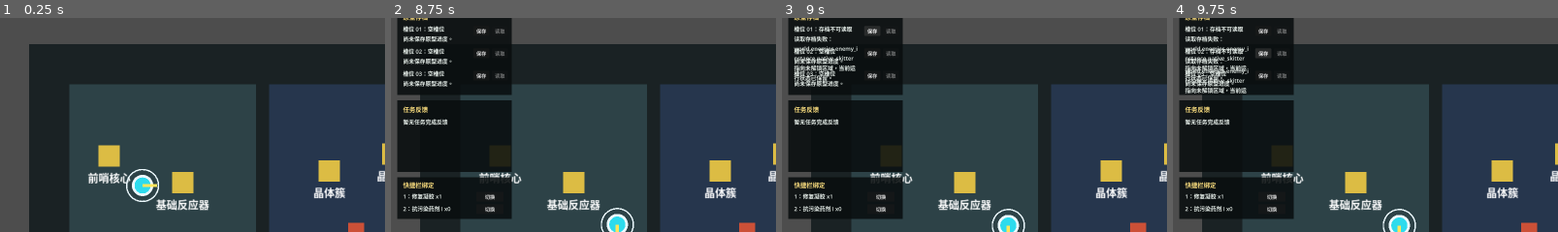
Above: before the commit, frames 1-4 (left to right).
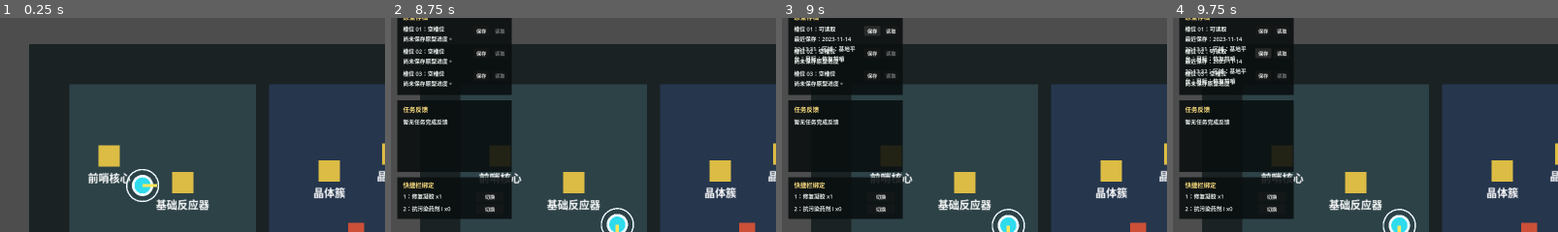
Above: after the commit, the same moments.

Repository: laugh0608/RadishCatalyst
Game: Godot game, scene res://scenes/boot/Boot.tscn
Same seed, same stepped clock (60 frames per second), same inputs: the game is played once before the commit and once after it.
Inputs:
- Up to frame 1 (0.25 s): no input
- Up to frame 2 (8.75 s): tap Enter at 0.5 s; hold D (move_right) 0.53-1.28 s; tap J (attack) at 0.6, 5.85 s; hold S (move_down) 1.28-2.03 s; tap R (cycle_recipe) at 1.35, 6.6 s; hold D (move_right) 2.03-2.78 s; tap E (interact) at 2.1, 7.35 s; hold W (move_up) 2.78-3.53 s; tap F (toggle_module) at 2.85, 8.1 s; hold A (move_left) 3.53-5.03 s; tap 1 (use_quick_slot_1) at 3.6 s; tap 2 (use_quick_slot_2) at 4.35 s; hold S (move_down) 5.03-5.78 s; tap Tab at 5.1 s; hold D (move_right) 5.78-6.53 s; hold W (move_up) 6.53-7.28 s; hold D (move_right) 7.28-8.03 s; hold S (move_down) from 8.03 s (still down)
- Up to frame 3 (9 s): release S (move_down) at 8.75 s; click "保存" at 8.75 s
- Up to frame 4 (9.75 s): click "保存" at 9.5 s
The pictures show only the part of the screen within x 0-50%, y 4-54%; the shares and areas given below are measured in that part.

Frames 1-2 are identical in both runs. In frame 3, 1.5% of the frame differs, in the area x 3-30%, y 3-30%; in frame 4, 2.4%, in the area x 3-30%, y 3-36%.

Commit message:
fix: 修复原型存档与过滤模块解锁

Diff:
--- a/client/data/quests.json
+++ b/client/data/quests.json
@@ -36,7 +36,7 @@
       "objectives": [{"type": "sample_object", "target_id": "map_object.anomaly_crystal", "amount": 1}, {"type": "return_region", "target_id": "region.outpost_platform", "amount": 1}],
       "prerequisites": ["quest.scout_crystal_field"],
       "rewards": [],
-      "unlock_effects": ["recipe.make_filter_media", "quest.make_filter_module"],
+      "unlock_effects": ["recipe.make_filter_media", "recipe.basic_filter_module", "quest.make_filter_module"],
       "next_quest_ids": ["quest.make_filter_module"],
       "public_level": "public"
     },
--- a/client/scripts/checks/save_quest_unlock_check.gd
+++ b/client/scripts/checks/save_quest_unlock_check.gd
@@ -85,6 +85,7 @@
 		"recipe.process_crystal_ore",
 		"recipe.repair_gel",
 		"recipe.make_filter_media",
+		"recipe.basic_filter_module",
 		"quest.make_filter_module",
 		"quest.expand_treatment_point",
 		"recipe.foundation_t1",
@@ -266,6 +267,7 @@
 		"recipe.process_crystal_ore",
 		"recipe.repair_gel",
 		"recipe.make_filter_media",
+		"recipe.basic_filter_module",
 		"quest.make_filter_module"
 	]
 
@@ -310,6 +312,7 @@
 		"recipe.process_crystal_ore",
 		"recipe.repair_gel",
 		"recipe.make_filter_media",
+		"recipe.basic_filter_module",
 		"quest.make_filter_module",
 		"quest.expand_treatment_point",
 		"recipe.foundation_t1",
--- a/client/scripts/checks/save_service_check.gd
+++ b/client/scripts/checks/save_service_check.gd
@@ -667,6 +667,7 @@
 		"recipe.process_crystal_ore",
 		"recipe.repair_gel",
 		"recipe.make_filter_media",
+		"recipe.basic_filter_module",
 		"quest.make_filter_module",
 		"quest.expand_treatment_point",
 		"recipe.foundation_t1",
@@ -732,6 +733,7 @@
 		"recipe.process_crystal_ore",
 		"recipe.repair_gel",
 		"recipe.make_filter_media",
+		"recipe.basic_filter_module",
 		"quest.make_filter_module",
 		"quest.expand_treatment_point",
 		"recipe.foundation_t1",
--- a/client/scripts/checks/vertical_slice_flow_check.gd
+++ b/client/scripts/checks/vertical_slice_flow_check.gd
@@ -57,6 +57,7 @@
 	])
 	_expect_active_quest("quest.make_filter_module", "after bring back sample")
 	_expect_array_has(world_state.quest_state.unlocked_effects, "recipe.make_filter_media", "sample unlocks filter media recipe")
+	_expect_array_has(world_state.quest_state.unlocked_effects, "recipe.basic_filter_module", "sample unlocks filter module recipe")
 
 	_complete_active_quest("quest.make_filter_module", [
 		{"type": "craft_item", "target_id": "equipment.filter_module_t1", "amount": 1}
--- a/client/scripts/save/save_content_validator.gd
+++ b/client/scripts/save/save_content_validator.gd
@@ -527,26 +527,8 @@
 
 
 func _validate_world_region_links(world_data: Dictionary, unlocked_region_ids: Array[String]) -> String:
-	for collection_ref in [
-		{"label": "world.map_objects", "value": world_data.get("map_objects", {})},
-		{"label": "world.enemies", "value": world_data.get("enemies", {})},
-		{"label": "world.base_structures", "value": world_data.get("base_structures", {})}
-	]:
-		var value = collection_ref.get("value", {})
-		if not (value is Dictionary):
-			continue
-		for instance_id in value:
-			var entry = value[instance_id]
-			if not (entry is Dictionary):
-				continue
-			var region_id := String(entry.get("region_id", ""))
-			if region_id.is_empty():
-				continue
-			if not unlocked_region_ids.has(region_id):
-				return "读取存档失败：%s.%s 指向未解锁区域，当前运行状态已保留。" % [
-					String(collection_ref.get("label", "")),
-					String(instance_id)
-				]
+	# 固定切片地图会提前记录后续区域的对象、敌人和建造点状态。
+	# 当前区域仍由 _validate_cross_block_content() 校验必须已解锁。
 	return ""
 
 
--- a/client/scripts/ui/prototype_hud.gd
+++ b/client/scripts/ui/prototype_hud.gd
@@ -159,7 +159,7 @@
 		var label_text := "%s：%s\n%s" % [
 			String(summary.get("display_name", SAVE_SLOT_IDS[index])),
 			String(summary.get("status", "未知")),
-			String(summary.get("details", ""))
+			_format_save_slot_details(summary)
 		]
 		save_slot_labels[index].text = label_text
 		load_slot_buttons[index].disabled = not bool(summary.get("has_loadable_save", false))
@@ -190,6 +190,16 @@
 	save_panel.visible = is_visible
 	completion_panel.visible = is_visible
 	quick_slot_panel.visible = is_visible
+
+
+func _format_save_slot_details(summary: Dictionary) -> String:
+	var status := String(summary.get("status", ""))
+	var details := String(summary.get("details", ""))
+	if status == "存档不可读取":
+		return "存档损坏或内容已过期；可覆盖保存。"
+	if details.length() > 44:
+		return "%s..." % details.substr(0, 44)
+	return details
 
 
 func _append_detail(details: Array[String], text: String) -> void:
Not shown, changed: docs/devlogs/2026-W19.md
